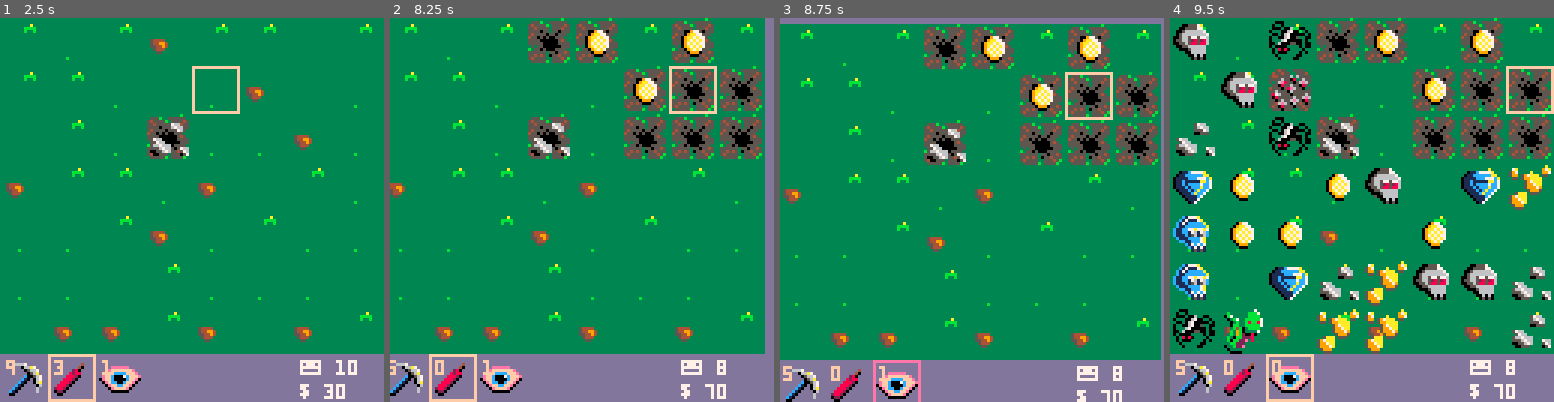
Above: before the commit, frames 1-4 (left to right).
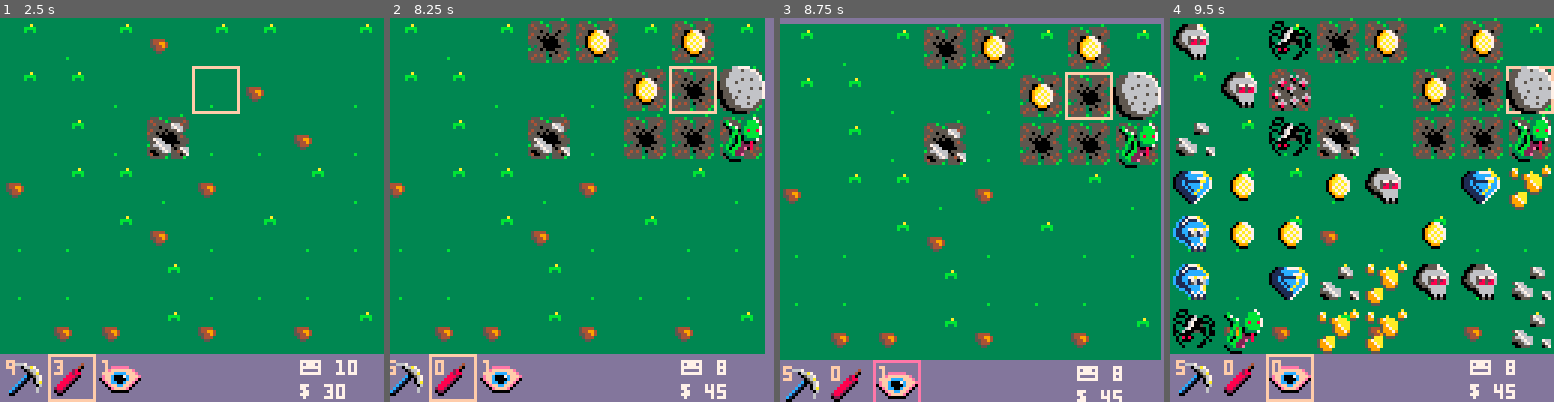
Above: after the commit, the same moments.

Repository: seanpackham/lost-and-found
Game: PICO-8 cartridge main.p8
Two runs of this game, one before a commit and one after it. Both use one fixed random seed, a clock stepped at 60 frames per second and the inputs below.
Inputs:
- Up to frame 1 (2.5 s): tap X (X key) at 0.33, 1.07, 1.85 s; tap O (Z key) at 0.7, 1.7, 2.1 s; hold Right 1.6-2.1 s; hold Up 2.15-2.42 s; hold Right from 2.47 s (still down)
- Up to frame 2 (8.25 s): tap O (Z key) every 0.4 s from 2.5 to 8.1 s; tap X (X key) every 1.12 s from 2.97 to 7.43 s; release Right at 3.03 s; hold Left 3.08-3.58 s; hold Down 3.63-3.97 s; hold Right 4.02-4.68 s; hold Up 4.73-5.03 s; hold Left 5.08-5.68 s; hold Down 5.73-6.03 s; hold Right 6.08-6.58 s; hold Right 6.63-7.13 s; hold Up 7.18-7.45 s; hold Right 7.5-8.07 s; hold Left from 8.12 s (still down)
- Up to frame 3 (8.75 s): tap O (Z key) at 8.5 s; tap X (X key) at 8.55 s; release Left at 8.62 s; hold Down from 8.67 s (still down)
- Up to frame 4 (9.5 s): tap O (Z key) at 8.9, 9.3 s; release Down at 9 s; hold Right from 9.05 s (still down)

Frame 1 is identical in both runs. In frame 2, 1.7% of the frame differs, in the area x 82-98%, y 12-99%; in frame 3, 1.7%; in frame 4, 1.7%.

Commit message:
Fix dynamite bug

Diff:
--- a/main.p8
+++ b/main.p8
@@ -78,7 +78,9 @@
  for x = cursor.x - 1 , cursor.x + 1 do
 		for y = cursor.y - 1, cursor.y + 1 do
 			local tile = tiles[clamp(x, 1, 8)][clamp(y, 1, 7)]
-			if tile.e then
+
+			-- if hasn't been mined and an entity
+			if #tile.sprites == 1 and tile.e then
 				add(tile.sprites, dig_tile)
 
 				if tile.e.type == "loot" then
